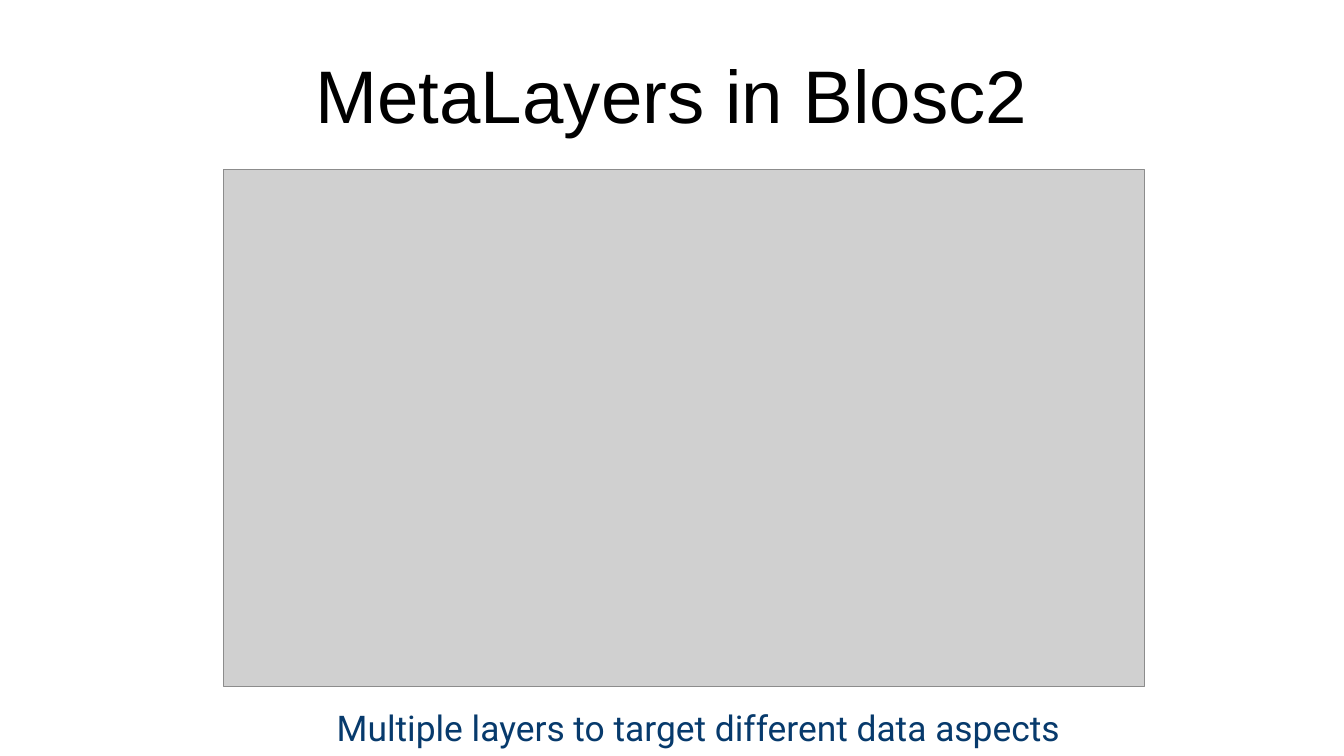
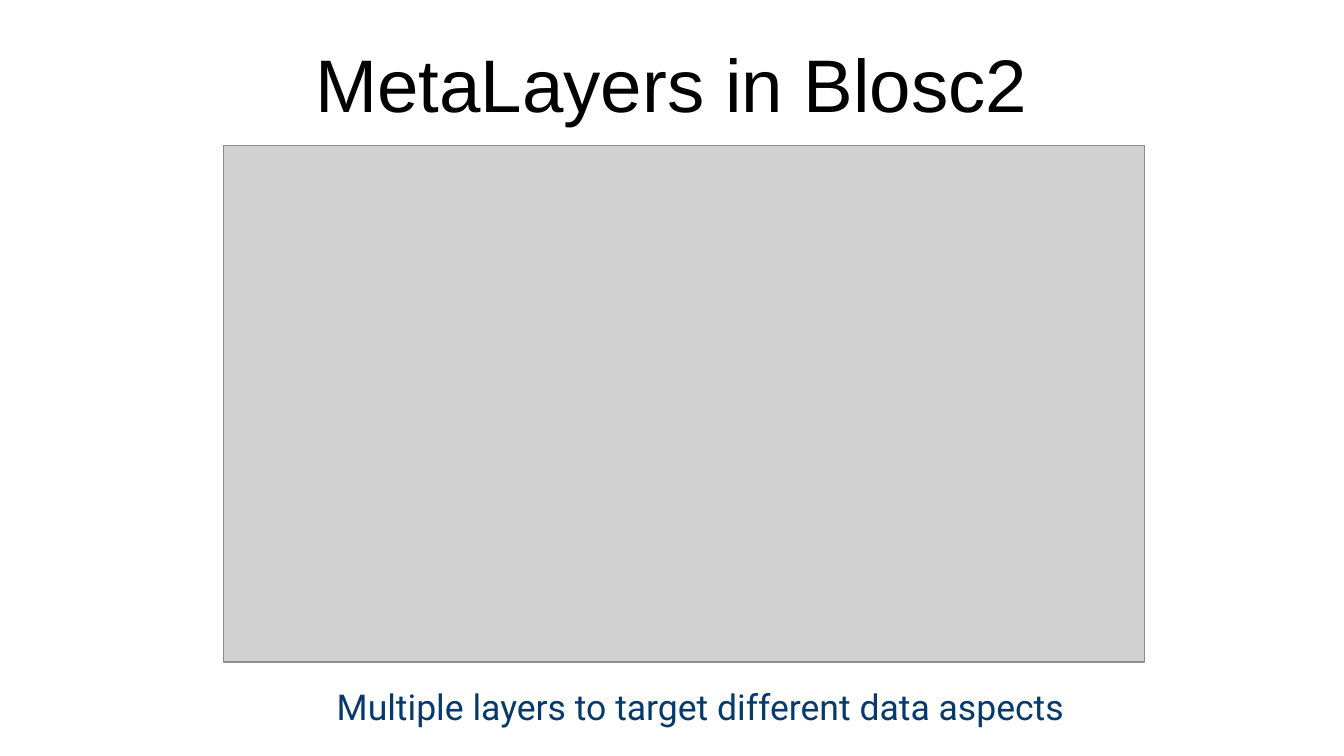
Before and after one commit to inaos/iron-array, a slide deck: slide 9 of decks/pyDataNyc2019.odp. Drawn at 1344x756 pixels with LibreOffice and Linux fonts; fonts in the diff are those of the drawing; grey boxes stand for pictures. Boxes give left, top, right and bottom in pixels: in the first picture for what was removed or moved away, otherwise in the second. Text is boxed around its words. In the diff, an @@ line names an element or a change of style, - is before the commit and + after.

```diff
--- a/decks/pyDataNyc2019.odp
+++ b/decks/pyDataNyc2019.odp
@@ title "MetaLayers in Blosc2": place and size @@
-title "MetaLayers in Blosc2" at bbox=[315, 69, 1027, 137]
+title "MetaLayers in Blosc2" at bbox=[315, 58, 1027, 126]
@@ picture: place and size @@
-picture at bbox=[224, 170, 1145, 687]
+picture at bbox=[224, 145, 1145, 662]
@@ text "Multiple layers to target different ...": place and size @@
-text "Multiple layers to target different ..." at bbox=[337, 714, 1059, 749]
+text "Multiple layers to target different ..." at bbox=[337, 693, 1064, 728]
@@ text "Multiple layers to target different ..." at bbox=[337, 693, 1064, 728]: size 20.9 to 21 pt @@
```
Also in this commit, not shown: 20 other slides changed, 1 slide added, 1 slide removed, 1 other file.
